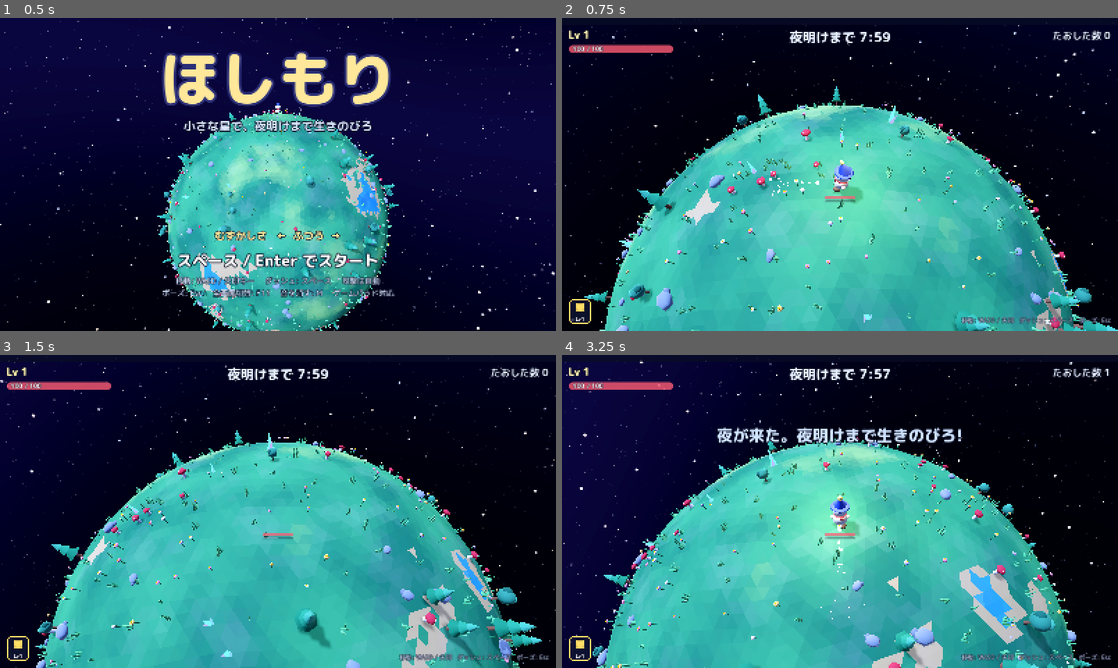
Above: before the commit, frames 1-4 (two rows, left to right).
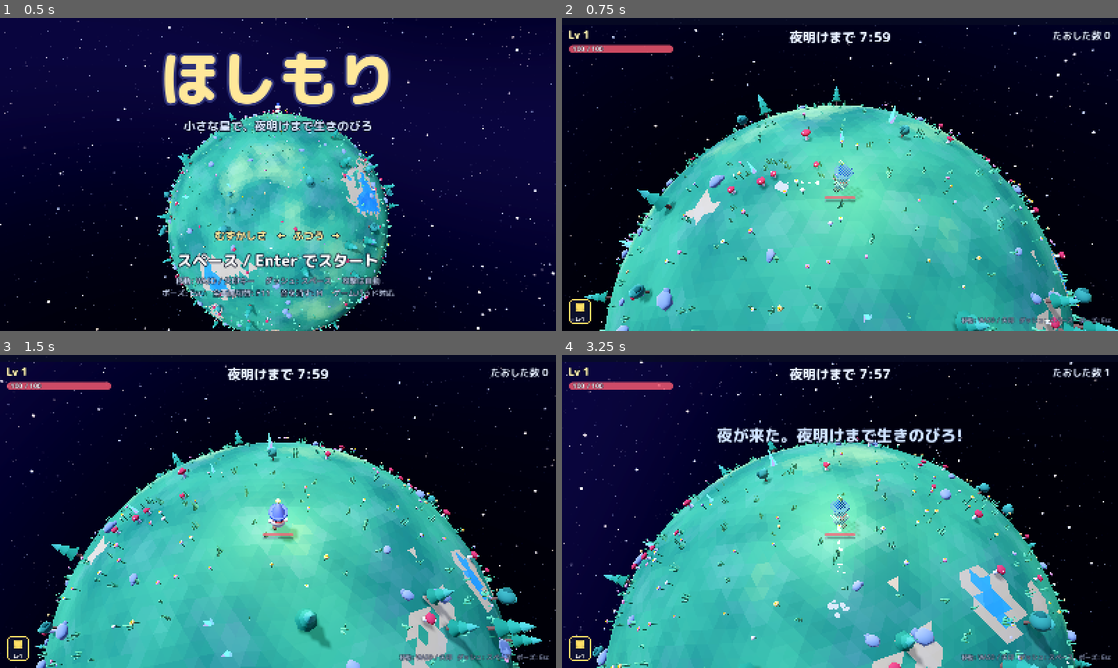
Above: after the commit, the same moments.

Repository: mujurin1/hoshimori
Game: Godot game, scene res://main.tscn
The game is run twice, just before and just after one commit, with the same random seed, the same clock (stepped at 60 frames per second) and the same inputs.
Inputs (mouse positions are in pixels of both pictures, inside the frame that each line leads up to):
- Up to frame 1 (0.5 s): no input
- Up to frame 2 (0.75 s): tap Enter at 0.5 s; move the mouse to (962, 158) at 0.52 s; hold D from 0.53 s (still down); tap Shift at 0.6 s; click (962, 158) at 0.67 s
- Up to frame 3 (1.5 s): tap Space at 0.77, 0.8, 1.07, 1.35 s; move the mouse to (166, 527) at 1.27 s; release D at 1.28 s; hold S from 1.28 s (still down)
- Up to frame 4 (3.25 s): tap Space at 1.52, 1.82, 2.3, 3.02 s; tap Shift at 1.55, 2.1, 3.05 s; move the mouse to (895, 442) at 2.02 s; release S at 2.03 s; hold D 2.03-2.78 s; move the mouse to (812, 574) at 2.77 s; hold W from 2.78 s (still down); tap M at 2.85 s; click (812, 574) at 2.92 s

Frame 1 is identical in both runs. In frame 2, 0.3% of the frame differs, in the area x 37-54%, y 45-60%; in frame 3, 5.5%, in the area x 28-70%, y 36-89%; in frame 4, 0.3%.

Commit message:
被弾時の点滅を控えめにし、ダッシュの無敵を見た目で分かるようにする
点滅は被弾した時だけ、体だけ、ゆっくりに（明かりは消さない）。ダッシュ中は体を網点で薄くし、出だしに煙を出す。網点のシェーダは起動時に準備させ、最初のダッシュで固まらないようにした

真後ろへ切り返した時に、前を向いたまま後ろへ歩く不具合を直す。向きは角度で回し、走る姿と立ち姿の切り替えを滑らかにした

Co-Authored-By: Claude Fable 5.2 <noreply@anthropic.com>

Diff:
--- a/game/scripts/game.gd
+++ b/game/scripts/game.gd
@@ -11,6 +11,14 @@
 const CAM_B := 10.5
 const BASE_SPEED := 7.2
 const DASH_CD := 1.8
+# 被弾した時の点滅。BLINK_TIME 秒のあいだ、BLINK_PERIOD 秒ごとに BLINK_OFF 秒だけ体を消す
+const BLINK_TIME := 0.9
+const BLINK_PERIOD := 0.2
+const BLINK_OFF := 0.07
+# ダッシュの無敵時間。この間は体を網点で薄くして、無敵だと分かるようにする
+const DASH_IFRAME := 0.32
+# 向きを変える速さの上限（ラジアン毎秒）
+const TURN_MAX := 18.0
 
 const ETYPES := {
 	"moya": {"hp": 6.0, "speed": 2.7, "radius": 0.6, "dmg": 8.0, "xp": 1, "hop": 7.0, "color": Color("b07cf7")},
@@ -103,11 +111,16 @@
 var p_hp := 100.0
 var p_max_hp := 100.0
 var p_iframe := 0.0
+var p_blink := 0.0
+var p_ghost := 0.0
+var p_ghost_on := false
 var dash_t := 0.0
 var dash_cd := 0.0
 var dash_dir := Vector3.ZERO
 var walk_t := 0.0
 var moving := false
+# 走る姿（1）と立ち姿（0）の混ぜ具合。入力が 1〜2 フレーム途切れただけで姿勢がガクッと切り替わらないよう、少しずつ移す
+var move_k := 0.0
 
 var level := 1
 var xp := 0.0
@@ -196,6 +209,15 @@
 	foot_r.mesh = fm
 	foot_r.material_override = MeshKit.material()
 	p_node.add_child(foot_r)
+	# 網点のシェーダを起動時に 1 度描かせておく。初めて描く瞬間に GPU 向けの準備が走り、最初のダッシュで一瞬固まるため。
+	# 体の中に埋めた小さな部品なので見えない。足と同じメッシュを使うのは、頂点の形式が違うと準備が別になるため
+	var warm := MeshInstance3D.new()
+	warm.mesh = fm
+	warm.material_override = MeshKit.ghost_material()
+	warm.position = Vector3(0, 0.5, 0)
+	warm.scale = Vector3.ONE * 0.05
+	warm.cast_shadow = GeometryInstance3D.SHADOW_CASTING_SETTING_OFF
+	p_node.add_child(warm)
 	p_light = OmniLight3D.new()
 	p_light.light_color = Color(1.0, 0.86, 0.6)
 	p_light.light_energy = 2.2
@@ -345,6 +367,9 @@
 	p_max_hp = 100.0
 	p_hp = p_max_hp
 	p_iframe = 1.0
+	p_blink = 0.0
+	p_ghost = 0.0
+	move_k = 0.0
 	dash_t = 0.0
 	dash_cd = 0.0
 	level = 1
@@ -489,22 +514,22 @@
 	cam.global_transform = Transform3D(Basis.looking_at(target - cpos, Vector3.UP), cpos)
 	world.update_frame(d, Vector3.UP, right)
 	walk_t += dt * 3.0
-	_pose_player(sin(walk_t) * 0.04, false)
+	_pose_player(sin(walk_t) * 0.04, 0.0)
 
 
 func _place_player() -> void:
-	_pose_player(0.0, false)
-
-
-func _pose_player(bob: float, lean: bool) -> void:
+	_pose_player(0.0, 0.0)
+
+
+func _pose_player(bob: float, lean: float) -> void:
 	var r := p_fwd.cross(p_dir).normalized()
 	var b := Basis(r, p_dir, -p_fwd)
-	if lean:
-		b = b.rotated(r, -0.16)
+	if lean > 0.001:
+		b = b.rotated(r, -0.16 * lean)
 	p_node.transform = Transform3D(b * Basis.from_scale(Vector3(1.0, 1.0, 1.0)), p_dir * (R + bob))
 	var sw := sin(walk_t)
-	foot_l.position = Vector3(0.2, 0.1 + maxf(0.0, sw) * 0.14, -sw * 0.24 if moving else 0.0)
-	foot_r.position = Vector3(-0.2, 0.1 + maxf(0.0, -sw) * 0.14, sw * 0.24 if moving else 0.0)
+	foot_l.position = Vector3(0.2, 0.1 + maxf(0.0, sw) * 0.14, -sw * 0.24 * lean)
+	foot_r.position = Vector3(-0.2, 0.1 + maxf(0.0, -sw) * 0.14, sw * 0.24 * lean)
 
 
 func move_input() -> Vector2:
@@ -581,13 +606,23 @@
 	dash_dir = mv.normalized() if mv.length() > 0.1 else p_fwd
 	dash_t = 0.17
 	dash_cd = DASH_CD
-	p_iframe = maxf(p_iframe, 0.32)
+	p_iframe = maxf(p_iframe, DASH_IFRAME)
+	p_ghost = DASH_IFRAME
 	Sfx.play("dash", -6.0, rng.randf_range(0.95, 1.08))
-	fx.burst(p_dir * (R + 0.5), -dash_dir, Color(0.8, 0.95, 1.0), 12, 6.0, 0.22, 0.4)
+	# 出だしの煙。暗めの色にして、光の粒でなく煙に見せる
+	fx.burst(p_dir * (R + 0.4), p_dir, Color(0.34, 0.38, 0.44), 9, 2.6, 0.5, 0.55)
 
 
 func _update_player(dt: float) -> void:
 	p_iframe = maxf(p_iframe - dt, 0.0)
+	p_blink = maxf(p_blink - dt, 0.0)
+	p_ghost = maxf(p_ghost - dt, 0.0)
+	if (p_ghost > 0.0) != p_ghost_on:
+		p_ghost_on = p_ghost > 0.0
+		var m: Material = MeshKit.ghost_material() if p_ghost_on else MeshKit.material()
+		p_body.material_override = m
+		foot_l.material_override = m
+		foot_r.material_override = m
 	dash_cd = maxf(dash_cd - dt, 0.0)
 	var inp := Vector2.ZERO
 	if alive and not ending:
@@ -609,15 +644,25 @@
 			dash_dir = (dash_dir - p_dir * dash_dir.dot(p_dir)).normalized()
 		var f := mv - p_dir * mv.dot(p_dir)
 		if f.length() > 0.01:
-			p_fwd = p_fwd.lerp(f.normalized(), 1.0 - exp(-16.0 * dt))
+			# 向きは角度で回す。2 本の向きを混ぜる方法（lerp）だと、真後ろへ切り返した時に打ち消し合って回らず、前を向いたまま後ろへ歩く
+			var turn := p_fwd.signed_angle_to(f.normalized(), p_dir)
+			# 1 フレームで回る角度に上限を付ける（毎秒 18 ラジアン）。真後ろへは 0.2 秒弱かけて回る
+			var step := clampf(turn * (1.0 - exp(-16.0 * dt)), -TURN_MAX * dt, TURN_MAX * dt)
+			p_fwd = p_fwd.rotated(p_dir, step)
 		walk_t += dt * 13.0
 	p_fwd -= p_dir * p_fwd.dot(p_dir)
 	if p_fwd.length_squared() < 0.0001:
 		p_fwd = cam_fwd
 	p_fwd = p_fwd.normalized()
-	var bob := absf(sin(walk_t)) * 0.13 if moving else sin(elapsed * 2.5) * 0.025
-	_pose_player(bob, moving)
-	p_node.visible = alive and not (p_iframe > 0.0 and fmod(p_iframe, 0.14) < 0.06 and dash_t <= 0.0)
+	move_k = lerpf(move_k, 1.0 if moving else 0.0, 1.0 - exp(-14.0 * dt))
+	var bob := lerpf(sin(elapsed * 2.5) * 0.025, absf(sin(walk_t)) * 0.13, move_k)
+	_pose_player(bob, move_k)
+	# 点滅させるのは体だけ。p_node ごと消すと、子の明かりも消えて周りの地面まで明滅する
+	p_node.visible = alive
+	var body_on := not (p_blink > 0.0 and fmod(p_blink, BLINK_PERIOD) < BLINK_OFF)
+	p_body.visible = body_on
+	foot_l.visible = body_on
+	foot_r.visible = body_on
 	if gem_combo_t > 0.0:
 		gem_combo_t -= dt
 		if gem_combo_t <= 0.0:
@@ -991,6 +1036,7 @@
 	if p_iframe > 0.0 or not alive or ending:
 		return
 	p_iframe = 0.9
+	p_blink = BLINK_TIME
 	fx.shake(0.55)
 	Sfx.play("hurt", -3.0)
 	main.on_player_hurt()
--- a/game/scripts/meshkit.gd
+++ b/game/scripts/meshkit.gd
@@ -38,6 +38,17 @@
 		_elite.shader = load("res://shaders/entity.gdshader")
 		_elite.set_shader_parameter("tint", Color(2.0, 0.7, 0.7))
 	return _elite
+
+
+static var _ghost: ShaderMaterial
+
+
+## ダッシュの無敵中のプレイヤー用。画面の点を間引いて、薄くなったように見せる。
+static func ghost_material() -> ShaderMaterial:
+	if _ghost == null:
+		_ghost = ShaderMaterial.new()
+		_ghost.shader = load("res://shaders/entity_dither.gdshader")
+	return _ghost
 
 
 static func glow_material() -> ShaderMaterial:
--- /dev/null
+++ b/game/shaders/entity_dither.gdshader
@@ -0,0 +1,23 @@
+shader_type spatial;
+
+// ダッシュの無敵中だけプレイヤーに使う。画面の点を間引いて描き、薄くなったように見せる。
+// 半透明（ALPHA）にしないのは、帽子を透かして中の頭が見えるため。
+// 間引く位置は画面上の座標で決まるので、帽子と頭は同じ点が同時に抜け、内側が見えることはない
+uniform float keep = 0.5; // 描く点の割合（0.25 / 0.5 / 0.75）
+uniform vec4 tint = vec4(0.85, 0.95, 1.0, 1.0);
+global uniform float vcol_gamma;
+
+void fragment() {
+	// 2x2 の並び（0, 2 / 3, 1）で、しきい値より大きい点を捨てる
+	vec2 p = mod(floor(FRAGCOORD.xy), 2.0);
+	float v = p.y < 0.5 ? (p.x < 0.5 ? 0.0 : 2.0) : (p.x < 0.5 ? 3.0 : 1.0);
+	if ((v + 0.5) / 4.0 > keep) {
+		discard;
+	}
+	vec3 c = pow(COLOR.rgb, vec3(vcol_gamma)) * tint.rgb;
+	ALBEDO = c;
+	ROUGHNESS = 0.8;
+	SPECULAR = 0.25;
+	float rim = pow(1.0 - clamp(dot(NORMAL, VIEW), 0.0, 1.0), 2.5);
+	EMISSION = c * rim * 0.5 + c * 0.06;
+}
Not shown, added: game/shaders/entity_dither.gdshader.uid
Not shown, changed: docs/index.pck
